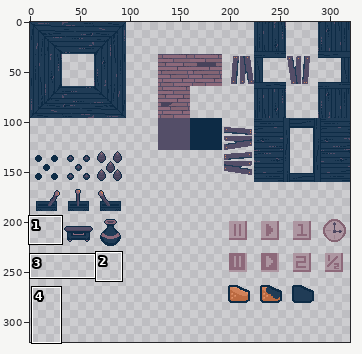
File history of a sprite sheet, Sprites/TileSets/MouseTileSeTWIP.png. Above, an overview of the earlier version with the close-up marked.
Close-up. Before the edit:
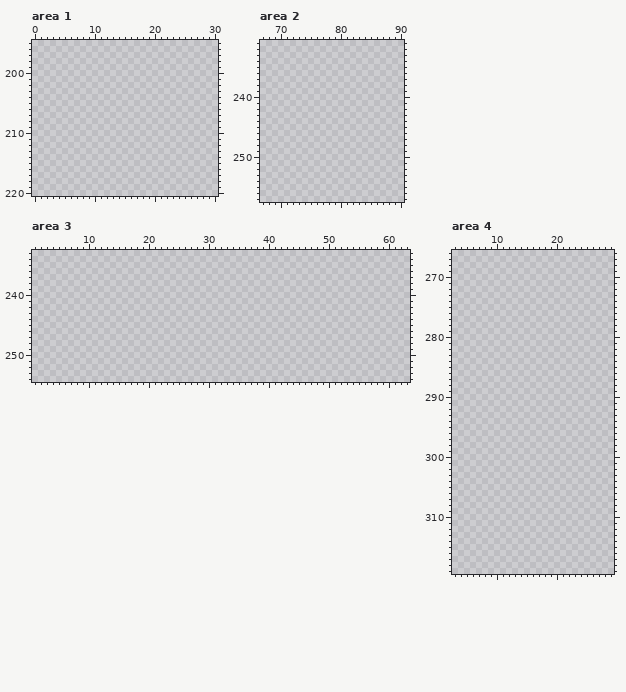
The file is 320x320 pixels. Colours within 5 levels of each other are drawn and written as one. Shown: area 1: x 0..30, y 195..220; area 2: x 67..90, y 231..257; area 3: x 1..63, y 233..254; area 4: x 3..29, y 266..319.
After:
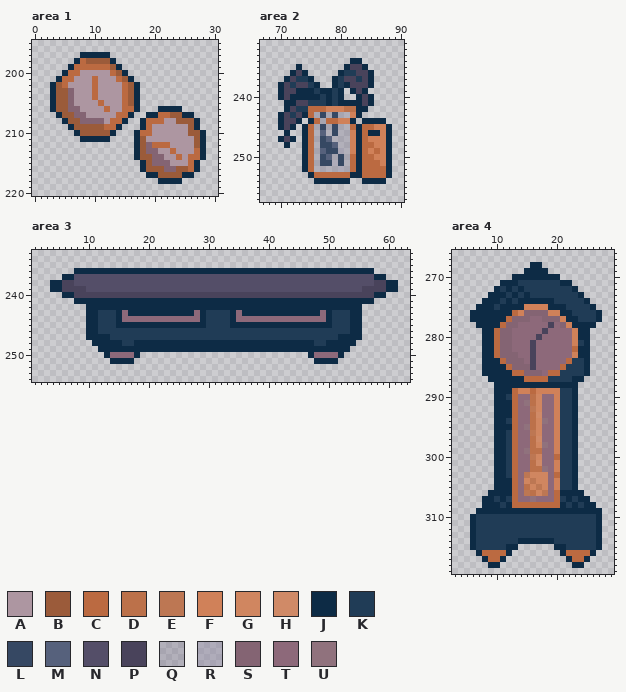
Palette (. is transparent): A #ad96a1  B #9b5b3a  C #bb6a41  D #bc714a  E #bd7753  F #d08159  G #d08660  H #d08a67  J #0d2b45  K #203c56  L #364863  M #56617c  N #544e68  P #49435b  Q #6f678449  R #9089a47d  S #846473  T #8d697a  U #90727d
The edit:
Area 1:
y 197: x 8..12 ..... -> JJJJJ
y 198: x 7..13 ....... -> JCBBBBJ
y 199: x 6..14 ......... -> JCCCCCCBJ
y 200: x 5..15 ........... -> JCCAAAAACBJ
y 201: x 4..16 ............. -> JCCAAACAAACBJ
y 202: x 3..17 ............... -> JBCAAAACAAAACBJ
y 203..204: x 3..17 ............... -> JBBSAAACAAAACBJ
y 205: x 3..17 ............... -> JBBSAAAACAAACBJ
y 206: x 3..17 ............... -> JBBSSAAAACAACCJ; x 21..24 .... -> JJJJ
y 207: x 4..16 ............. -> JBBSSAAAAACCJ; x 19..26 ........ -> JJCCBBJJ
y 208: x 5..15 ........... -> JBBSSSSACCJ; x 18..27 .......... -> JCCCAABBBJ
y 209: x 6..14 ......... -> JBBBBBCCJ; x 18..27 .......... -> JCAAAAAABJ
y 210: x 7..13 ....... -> JBBBBBJ; x 17..28 ............ -> JCCAAAAAABBJ
y 211: x 8..12 ..... -> JJJJJ; x 17..28 ............ -> JBAAAAAAAABJ
y 212: x 17..28 ............ -> JBSCCCAAAABJ
y 213: x 17..28 ............ -> JBSSAACAAACJ
y 214: x 17..28 ............ -> JBBSSAACACCJ
y 215: x 18..27 .......... -> JBSSSAAACJ
y 216: x 18..27 .......... -> JBBBSSBBCJ
y 217: x 19..26 ........ -> JJBBBBJJ
y 218: x 21..24 .... -> JJJJ
Area 2:
y 234: x 82..83 .. -> JJ
y 235: x 73 . -> J; x 81..84 .... -> JPPJ
y 236: x 72..74 ... -> JPJ; x 80..85 ...... -> JKKPPJ
y 237: x 71..75 ..... -> JPKKJ; x 79..85 ....... -> JKPPKPJ
y 238: x 70..76 ....... -> JPKPPKJ; x 79..85 ....... -> JKJPPPJ
y 239: x 70..80 ........... -> JPPJJJKJJKJ; x 82..84 ... -> JPJ
y 240: x 70..80 ........... -> JPJJJJJKJKJ; x 83..85 ... -> JPJ
y 241: x 71..85 ............... -> JJPPKKKJKJJJJPJ
y 242: x 71..84 .............. -> JPKKCCCFFFDDJJ
y 243: x 70..83 .............. -> JPKPJCQLQLQQFJ
y 244: x 70..73 .... -> JPPJ; x 75..82 ........ -> JCQCCFFJ; x 84..87 .... -> JJJJ
y 245: x 70..72 ... -> JPJ; x 74..88 ............... -> JCQLQLQQCJCCFFJ
y 246: x 71 . -> J; x 74..88 ............... -> JCQMQLQQFJCJJFJ
y 247: x 70..72 ... -> JPJ; x 74..88 ............... -> JCQLMQQQFJCFFFJ
y 248: x 71 . -> J; x 74..88 ............... -> JCQLLMQQFJCCFFJ
y 249: x 74..88 ............... -> JCQMLLRQFJCFCFJ
y 250: x 74..88 ............... -> JCQLMQLQCJCCFFJ
y 251: x 74..88 ............... -> JCQLLRLQCJCCCFJ
y 252: x 74..88 ............... -> JCQQQQRQCJCCCCJ
y 253: x 75..88 .............. -> JCCCCCCJJCCCCJ
y 254: x 76..81 ...... -> JJJJJJ; x 84..87 .... -> JJJJ
Area 3:
y 236: x 8..57 .................................................. -> JJJJJJJJJJJJJJJJJJJJJJJJJJJJJJJJJJJJJJJJJJJJJJJJJJ
y 237: x 6..59 ...................................................... -> JJNNNNNNNNNNNNNNNNNNNNNNNNNNNNNNNNNNNNNNNNNNNNNNNNNNJJ
y 238: x 4..61 .......................................................... -> JJPPNNNNNNNNNNNNNNNNNNNNNNNNNNNNNNNNNNNNNNNNNNNNNNNNNNPPJJ
y 239: x 4..61 .......................................................... -> JJPPPPNNNNNNNNNNNNNNNNNNNNNNNNNNNNNNNNNNNNNNNNNNNNNNPPPPJJ
y 240: x 6..59 ...................................................... -> JJPPPPPPPPPPPPPPPPPPPPPPPPPPPPPPPPPPPPPPPPPPPPPPPPPPJJ
y 241: x 8..57 .................................................. -> JJJJJJJJJJJJJJJJJJJJJJJJJJJJJJJJJJJJJJJJJJJJJJJJJJ
y 242: x 10..55 .............................................. -> JJJJJJJJJJJJJJJJJJJJJJJJJJJJJJJJJJJJJJJJJJJJJJ
y 243: x 10..55 .............................................. -> JJKKKJTJJJJJJJJJJJTJKKKKJTJJJJJJJJJJJJJTJKKKJJ
y 244: x 10..55 .............................................. -> JJKKKJTTTTTTTTTTTTTJKKKKJTTTTTTTTTTTTTTTJKKKJJ
y 245: x 10..55 .............................................. -> JJKKKJJJJJJJJJJJJJJJKKKKJJJJJJJJJJJJJJJJJKKKJJ
y 246: x 10..55 .............................................. -> JJKKKKKKKKKKKKKKKKKKKKKKKKKKKKKKKKKKKKKKKKKKJJ
y 247: x 10..55 .............................................. -> JJJJKKKKKKKKKKKKKKKKKKKKKKKKKKKKKKKKKKKKKKJJJJ
y 248: x 11..54 ............................................ -> JJJJJKKJJJJJJJJJJJJJJJJJJJJJJJJJJJJJJKKJJJJJ
y 249: x 12..53 .......................................... -> JJJJJJJJJJJJJJJJJJJJJJJJJJJJJJJJJJJJJJJJJJ
y 250: x 13..18 ...... -> JTTTTJ; x 47..52 ...... -> JTTTTJ
y 251: x 14..17 .... -> JJJJ; x 48..51 .... -> JJJJ
Area 4:
y 268: x 16..17 .. -> JJ
y 269: x 15..18 .... -> JJJJ
y 270: x 13..20 ........ -> JJJJJJJJ
y 271: x 11..22 ............ -> JJJKKKKKKKJJ
y 272: x 10..23 .............. -> JKJKJKKKKKKKKJ
y 273: x 9..24 ................ -> JJJKJKJKKKKKKKKJ
y 274: x 8..25 .................. -> JJJKJKJJJJJJKKKKKJ
y 275: x 7..26 .................... -> JJJKJJJJFFFFJJJKKKKJ
y 276: x 6..27 ...................... -> JJJJJJJCFSSSSFFJJKKKKJ
y 277: x 6..27 ...................... -> JJJJJJCSSSTTSSSFJJKKKJ
y 278: x 7..26 .................... -> JJJJCSSTTTTTPTSFJJJJ
y 279: x 8..25 .................. -> JJCSSTTTTTPTTTTFJJ
y 280: x 8..25 .................. -> JJCSSTTTTPTTTTTFJJ
y 281: x 8..25 .................. -> JJCSSTTTPTTTTTTFKJ
y 282: x 8..25 .................. -> JJCSSTTTPTTTTTTCJJ
y 283: x 8..25 .................. -> JJCSSSTTPTTTTTTFJJ
y 284: x 8..25 .................. -> JJJCSSSTPTTTTTCKKJ
y 285: x 8..25 .................. -> JJJJCSSSPTTTTCKKKJ
y 286: x 8..25 .................. -> JJJJJCCSSSTCCKKKKJ
y 287: x 9..24 ................ -> JJJJJJCCCCKKKKJJ
y 288: x 10..23 .............. -> JJJJJJJJJJJJJJ
y 289: x 10..23 .............. -> JJJCFFCFFFFKKJ
y 290: x 10..23 .............. -> JJKCTTDGTTFKKJ
y 291: x 10..23 .............. -> JJJCTUDGTTFKKJ
y 292: x 10..23 .............. -> JJJCTTEGTTFKKJ
y 293: x 10..23 .............. -> JJJCTTDHTTFKKJ
y 294: x 10..23 .............. -> JJKCTTDGUTFKKJ
y 295: x 10..23 .............. -> JJJCTUDGTTFKKJ
y 296: x 10..23 .............. -> JJKCTTEGTTFKKJ
y 297: x 10..23 .............. -> JJKCTTDHTTFKKJ
y 298: x 10..23 .............. -> JJKCTTDGUTFKKJ
y 299: x 10..23 .............. -> JJKCTUDDTTFKKJ
y 300: x 10..23 .............. -> JJKCTTEGTTCKKJ
y 301: x 10..23 .............. -> JJKCTTDHTTFKKJ
y 302: x 10..23 .............. -> JJKCTTDDUTFKKJ
y 303: x 10..23 .............. -> JJKCTEGGGTCKKJ
y 304: x 10..23 .............. -> JJJCTGEGGTFKKJ
y 305: x 10..23 .............. -> JJJCTDGEGTFKKJ
y 306: x 9..24 ................ -> JJJJCTEDGETCJJJJ
y 307: x 8..25 .................. -> JJKJKCTTUTTTCKJKJJ
y 308: x 8..26 ................... -> JJJKJCCCCCCCCJKJKJJ
y 309: x 7..27 ..................... -> JJJJJJJJJJJJJJJJJJJJJ
y 310..313: x 6..27 ...................... -> JKKKKKKKKKKKKKKKKKKKKJ
y 314: x 6..27 ...................... -> JKKKKKKKJJJJJJKKKKKKKJ
y 315: x 6..13 ........ -> JKKKKKJJ; x 20..27 ........ -> JJKKKKKJ
y 316: x 7..12 ...... -> JCCCCJ; x 21..26 ...... -> JCCCCJ
y 317: x 8..11 .... -> JCCJ; x 22..25 .... -> JCCJ
y 318: x 9..10 .. -> JJ; x 23..24 .. -> JJ
Pixel boxes of the changes (left, top, right, bottom) in both close-ups:
added: (50, 52, 206, 184)
added: (278, 58, 392, 184)
added: (50, 268, 398, 364)
added: (470, 262, 602, 568)
